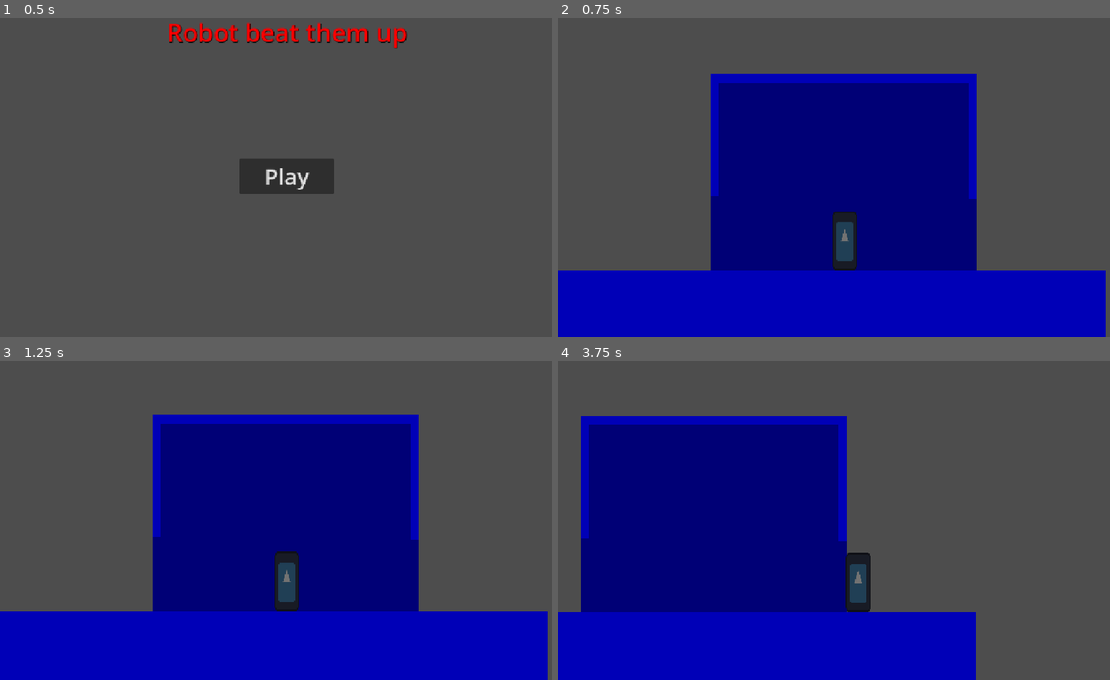
Above: before the commit, frames 1-4 (two rows, left to right).
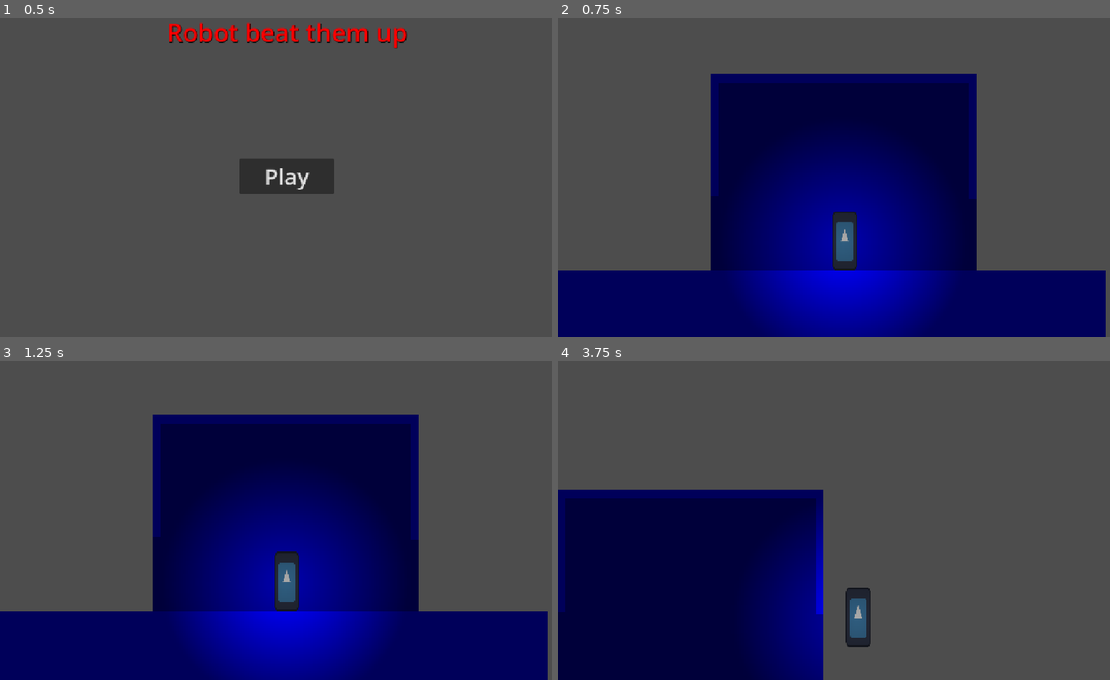
Above: after the commit, the same moments.

Repository: Triopking/Beat-Them-Up
Game: Godot game, scene res://Scenes/menu.tscn
Two runs of this game, one before a commit and one after it. Both use one fixed random seed, a clock stepped at 60 frames per second and the inputs below. The engine's default icon, where the game draws it, is replaced by a stand-in: a white triangle on a blue panel in a dark square.
Inputs:
- Up to frame 1 (0.5 s): no input
- Up to frame 2 (0.75 s): click "Play" at 0.5 s
- Up to frame 3 (1.25 s): no input
- Up to frame 4 (3.75 s): hold D (Right) 1.28-2.78 s; tap W (Jump) at 1.35, 1.52, 1.82, 2.27, 2.3, 2.57, 2.85 s; tap Shift (Sprint) at 2.1, 3.6 s; hold Left (Left) 2.78-3.53 s; hold D (Right) from 3.53 s (still down)

Frame 1 is identical in both runs. In frame 2, 40% of the frame differs, in the area x 0-100%, y 17-100%; in frame 3, 41%; in frame 4, 47%, in the area x 0-76%, y 17-100%.

Commit message:
double jump

Diff:
--- a/mechanic-gaunlet/Scenes/player.tscn
+++ b/mechanic-gaunlet/Scenes/player.tscn
@@ -10,6 +10,16 @@
 [sub_resource type="CapsuleShape2D" id="CapsuleShape2D_flbuq"]
 radius = 35.0
 height = 128.0
+
+[sub_resource type="Gradient" id="Gradient_cvnsp"]
+offsets = PackedFloat32Array(0, 0.896)
+colors = PackedColorArray(1, 1, 1, 1, 0, 0, 0, 1)
+
+[sub_resource type="GradientTexture2D" id="GradientTexture2D_6t5aa"]
+gradient = SubResource("Gradient_cvnsp")
+fill = 1
+fill_from = Vector2(0.49421966, 0.50289017)
+fill_to = Vector2(0.9017341, 0.15028901)
 
 [node name="Player" type="CharacterBody2D" unique_id=1843922582]
 script = ExtResource("1_cvnsp")
@@ -29,3 +39,12 @@
 position = Vector2(0, -3)
 shape = SubResource("CapsuleShape2D_flbuq")
 debug_color = Color(0.916129, 8.018583e-05, 0.71216357, 0.41960785)
+
+[node name="Camera2D" type="Camera2D" parent="." unique_id=1101342236]
+position = Vector2(0, -132)
+zoom = Vector2(0.955, 0.955)
+position_smoothing_enabled = true
+
+[node name="PointLight2D" type="PointLight2D" parent="." unique_id=2051901423]
+texture = SubResource("GradientTexture2D_6t5aa")
+texture_scale = 8.6
--- a/mechanic-gaunlet/Scenes/test_level.tscn
+++ b/mechanic-gaunlet/Scenes/test_level.tscn
@@ -18,6 +18,12 @@
 [sub_resource type="GradientTexture2D" id="GradientTexture2D_8ie3n"]
 gradient = SubResource("Gradient_dtjkg")
 
+[sub_resource type="RectangleShape2D" id="RectangleShape2D_8ie3n"]
+size = Vector2(525.5001, 20.000092)
+
+[sub_resource type="RectangleShape2D" id="RectangleShape2D_flbuq"]
+size = Vector2(16.999939, 258.00012)
+
 [node name="TestLevel" type="Node2D" unique_id=1711353256]
 
 [node name="Sprite2D" type="Sprite2D" parent="." unique_id=2146768323]
@@ -27,11 +33,6 @@
 
 [node name="Player" parent="." unique_id=1843922582 instance=ExtResource("1_iti4p")]
 position = Vector2(603, 578)
-
-[node name="Camera2D" type="Camera2D" parent="Player" unique_id=676359925]
-position = Vector2(0, -132)
-zoom = Vector2(0.955, 0.955)
-position_smoothing_enabled = true
 
 [node name="StaticBody2D" type="StaticBody2D" parent="." unique_id=734880586]
 metadata/_edit_lock_ = true
@@ -64,9 +65,21 @@
 texture = SubResource("GradientTexture2D_8ie3n")
 
 [node name="StaticBody2D" type="StaticBody2D" parent="House" unique_id=1630537987]
-position = Vector2(6.1035156e-05, 0)
+position = Vector2(272, -1)
 scale = Vector2(0.99999994, 0.99999994)
+metadata/_edit_lock_ = true
 
-[node name="CollisionShape2D" type="CollisionPolygon2D" parent="House/StaticBody2D" unique_id=949315076]
-position = Vector2(1143.5, 365.5)
-polygon = PackedVector2Array(-552.49994, -133.49997, 9.500061, -133.49997, 8.500061, 131.50003, -9.499939, 131.50003, -10.5, -111.5, -533.5, -112.5, -532.5, 125.5, -551.5, 125.5)
+[node name="CollisionShape2D2" type="CollisionShape2D" parent="House/StaticBody2D" unique_id=1755910102]
+position = Vector2(596.00006, 483)
+scale = Vector2(0.99999976, 0.99999976)
+shape = SubResource("RectangleShape2D_8ie3n")
+one_way_collision = true
+
+[node name="CollisionShape2D" type="CollisionShape2D" parent="House/StaticBody2D" unique_id=1860626852]
+position = Vector2(328.4999, 362.99994)
+scale = Vector2(0.9999997, 0.9999997)
+shape = SubResource("RectangleShape2D_flbuq")
+
+[node name="DirectionalLight2D" type="DirectionalLight2D" parent="." unique_id=1454617912]
+color = Color(0.5079715, 0.5079715, 0.5079715, 1)
+blend_mode = 1
--- a/mechanic-gaunlet/Scripts/Global.gd
+++ b/mechanic-gaunlet/Scripts/Global.gd
@@ -1,5 +1,7 @@
 extends Node
 
+
+var score
 
 # Called when the node enters the scene tree for the first time.
 func _ready() -> void:
@@ -7,5 +9,5 @@
 
 
 # Called every frame. 'delta' is the elapsed time since the previous frame.
-func _process(delta: float) -> void:
+func _process(_delta: float) -> void:
 	pass
--- a/mechanic-gaunlet/Scripts/Player.gd
+++ b/mechanic-gaunlet/Scripts/Player.gd
@@ -1,5 +1,7 @@
 extends CharacterBody2D
 
+#double jump
+var djump = 1
 
 const SPEED = 20000
 const TOPSPEED = 35000
@@ -10,9 +12,13 @@
 	# Add the gravity.
 	if not is_on_floor():
 		velocity += get_gravity() * delta * 1.5
+		if Input.is_action_just_pressed("Jump") and djump == 1:
+			velocity.y = JUMP_VELOCITY * 1.5
+			djump = 0
 
 	# Handle jump.
 	if Input.is_action_just_pressed("Jump") and is_on_floor():
+		djump = 1
 		velocity.y = JUMP_VELOCITY * 1.5
 	var direction
 	if Input.is_action_pressed("Left"):
